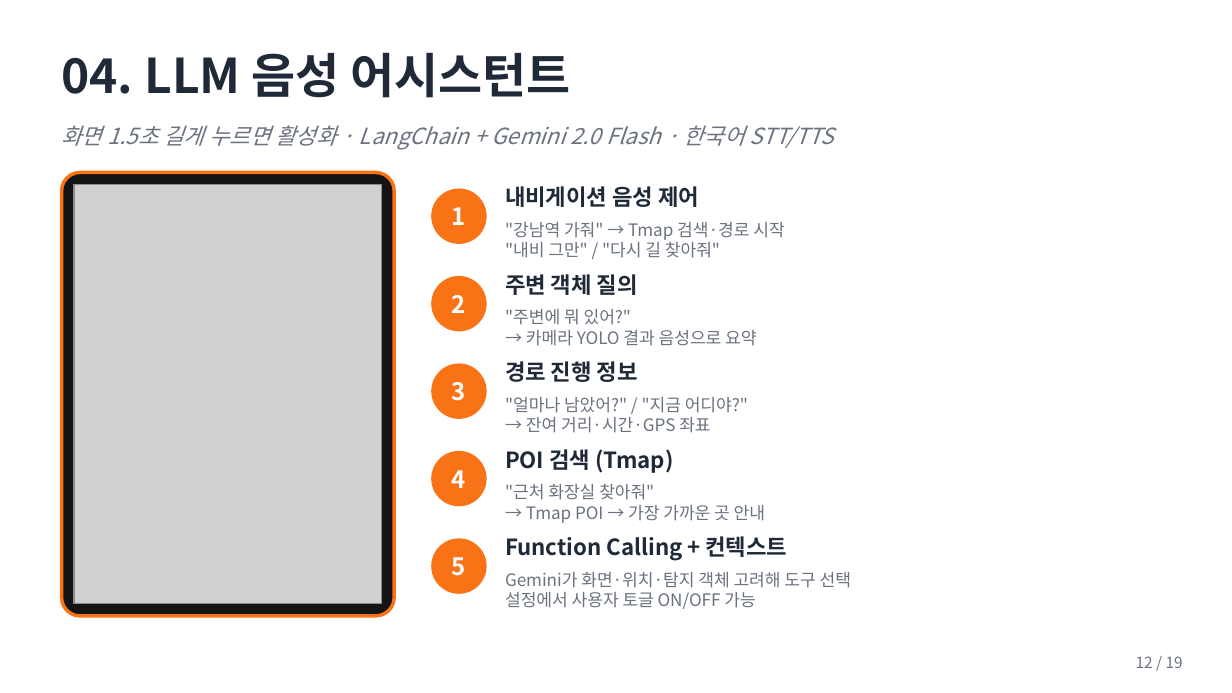
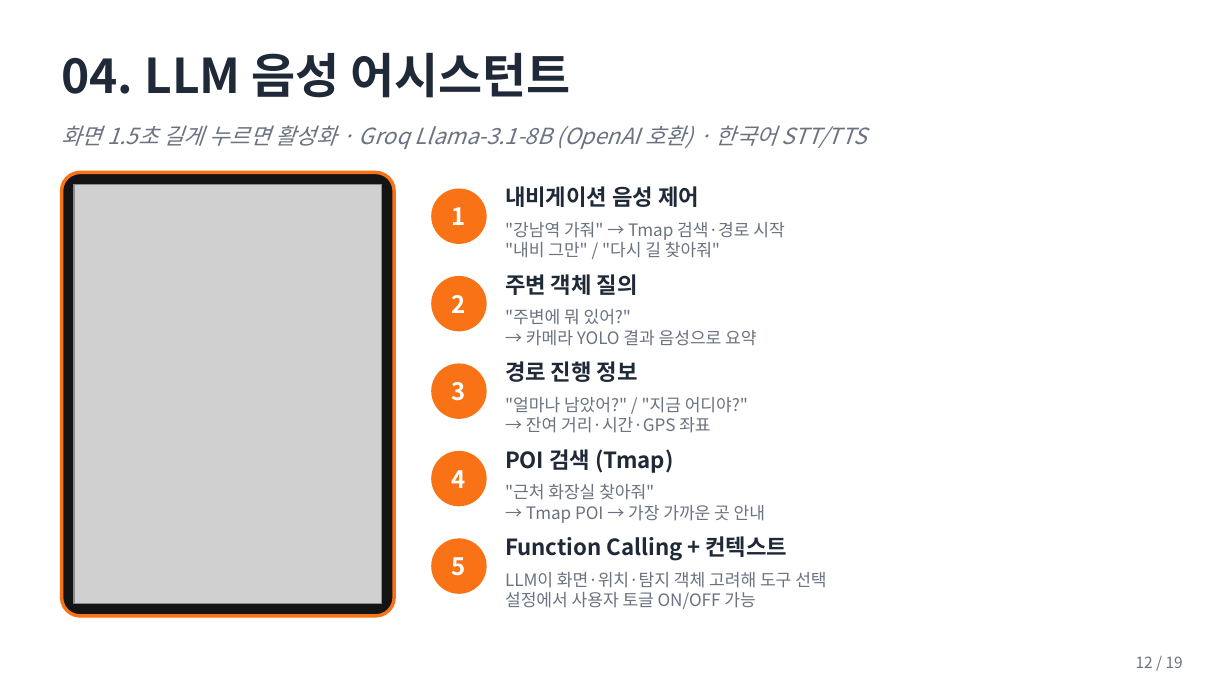
Before and after one commit to milk152milk/navigation, a slide deck: slide 12 of SafeStep/최종 자료/SafeStep_발표.pptx. Drawn at 1232x693 pixels with LibreOffice and Linux fonts; fonts in the diff are those of the drawing; grey boxes stand for pictures. Boxes give left, top, right and bottom in pixels: in the first picture for what was removed or moved away, otherwise in the second. Text is boxed around its words. In the diff, an @@ line names an element or a change of style, - is before the commit and + after.

```diff
--- a/SafeStep/최종 자료/SafeStep_발표.pptx
+++ b/SafeStep/최종 자료/SafeStep_발표.pptx
@@ text at bbox=[62, 125, 867, 149]: text changed @@
-화면 1.5초 길게 누르면 활성화 · LangChain + Gemini 2.0 Flash · 한국어 STT/TTS
+화면 1.5초 길게 누르면 활성화 · Groq Llama-3.1-8B (OpenAI 호환) · 한국어 STT/TTS
@@ text at bbox=[505, 572, 826, 588]: text changed @@
-Gemini가 화면·위치·탐지 객체 고려해 도구 선택
+LLM이 화면·위치·탐지 객체 고려해 도구 선택
```
Also in this commit, not shown: 7 other slides changed, 1 slide added, 2 other files.
